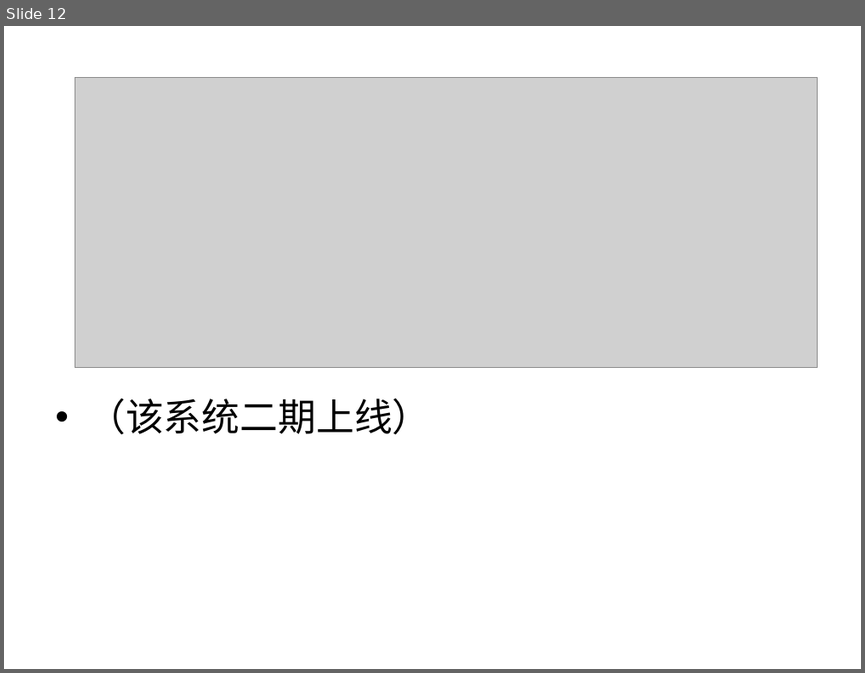
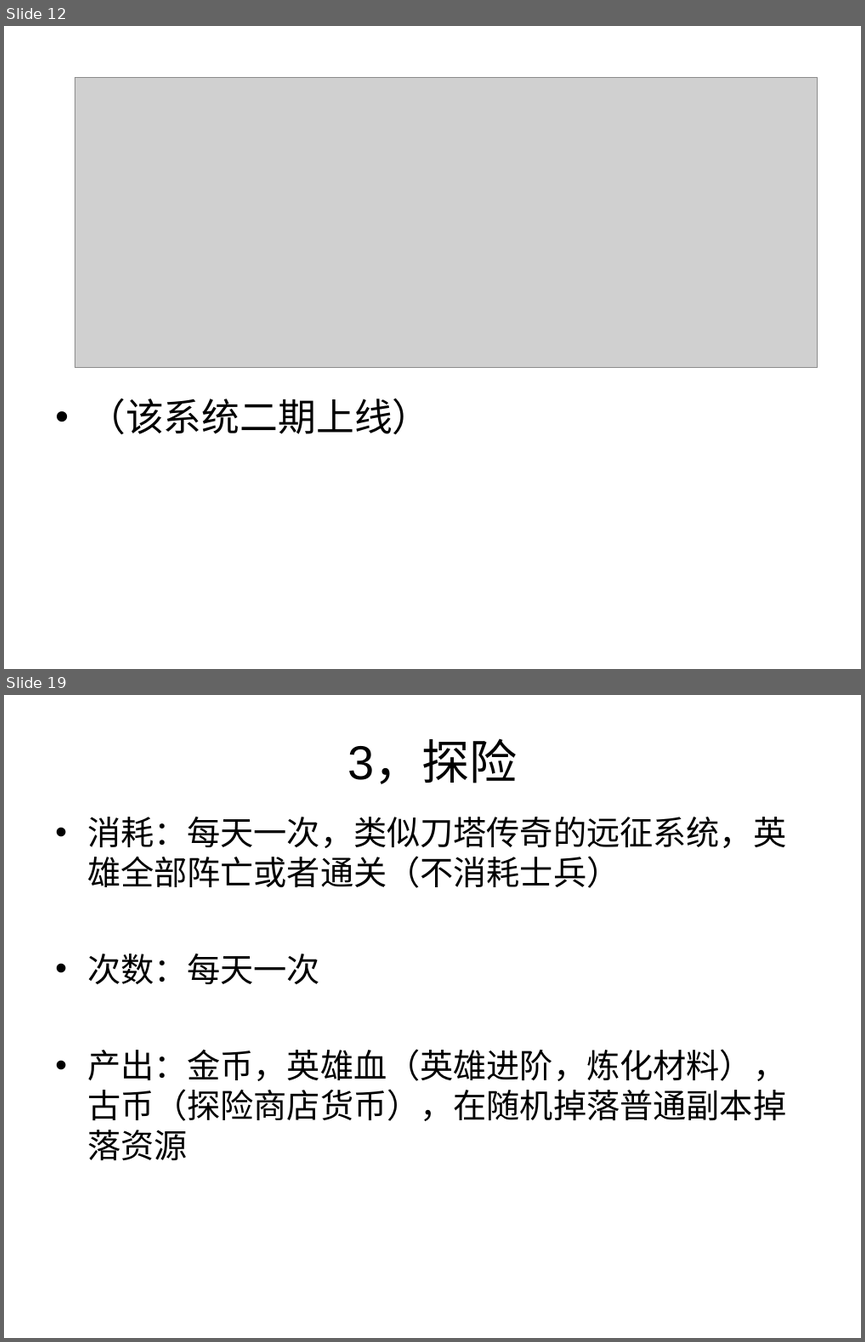
Before and after one commit to caihan1984/demov1, a slide deck: Assets/document/demo.ppt. Shown one above the other, each under a label of ours: slide 12 before the commit, slides 12 and 19 after it; the slides between them are not shown. The pictures are 865x673 and 865x1342 pixels, drawn with LibreOffice and Linux fonts; fonts in the diff are those of the drawing; grey boxes stand for pictures. Boxes give left, top, right and bottom in pixels: in the first picture for what was removed or moved away, otherwise in the second. Text is boxed around its words. In the diff, an @@ line names an element or a change of style, - is before the commit and + after.

```diff
--- a/Assets/document/demo.ppt
+++ b/Assets/document/demo.ppt
@@ slide 19 added at box(4, 695, 861, 1338), background #FFFFFF @@
@@ title added at box(348, 742, 517, 784), 40 pt, text #000000 @@
+3，探险
@@ text added at box(87, 817, 786, 1160), 28 pt, text #000000 @@
+• 消耗：每天一次，类似刀塔传奇的远征系统，英雄全部阵亡或者通关（不消耗士兵）
+• 次数：每天一次
+• 产出：金币，英雄血（英雄进阶，炼化材料），古币（探险商店货币），在随机掉落普通副本掉落资源
```
Also in this commit, not shown: 1 slide changed, 7 other slides added.
